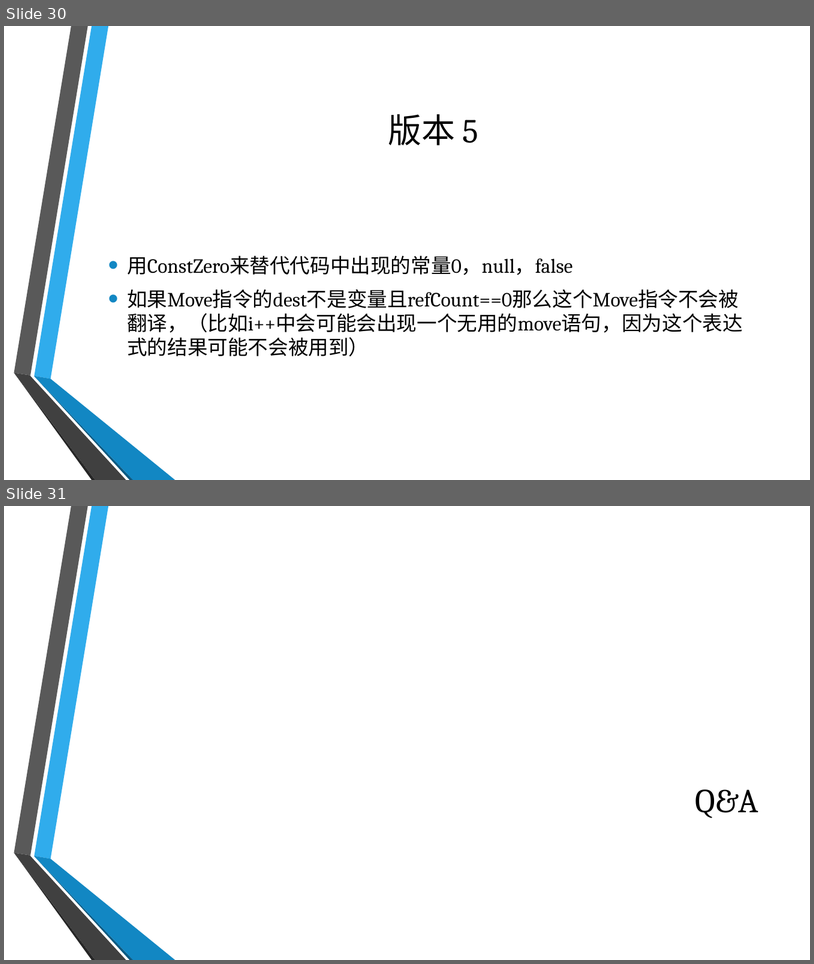
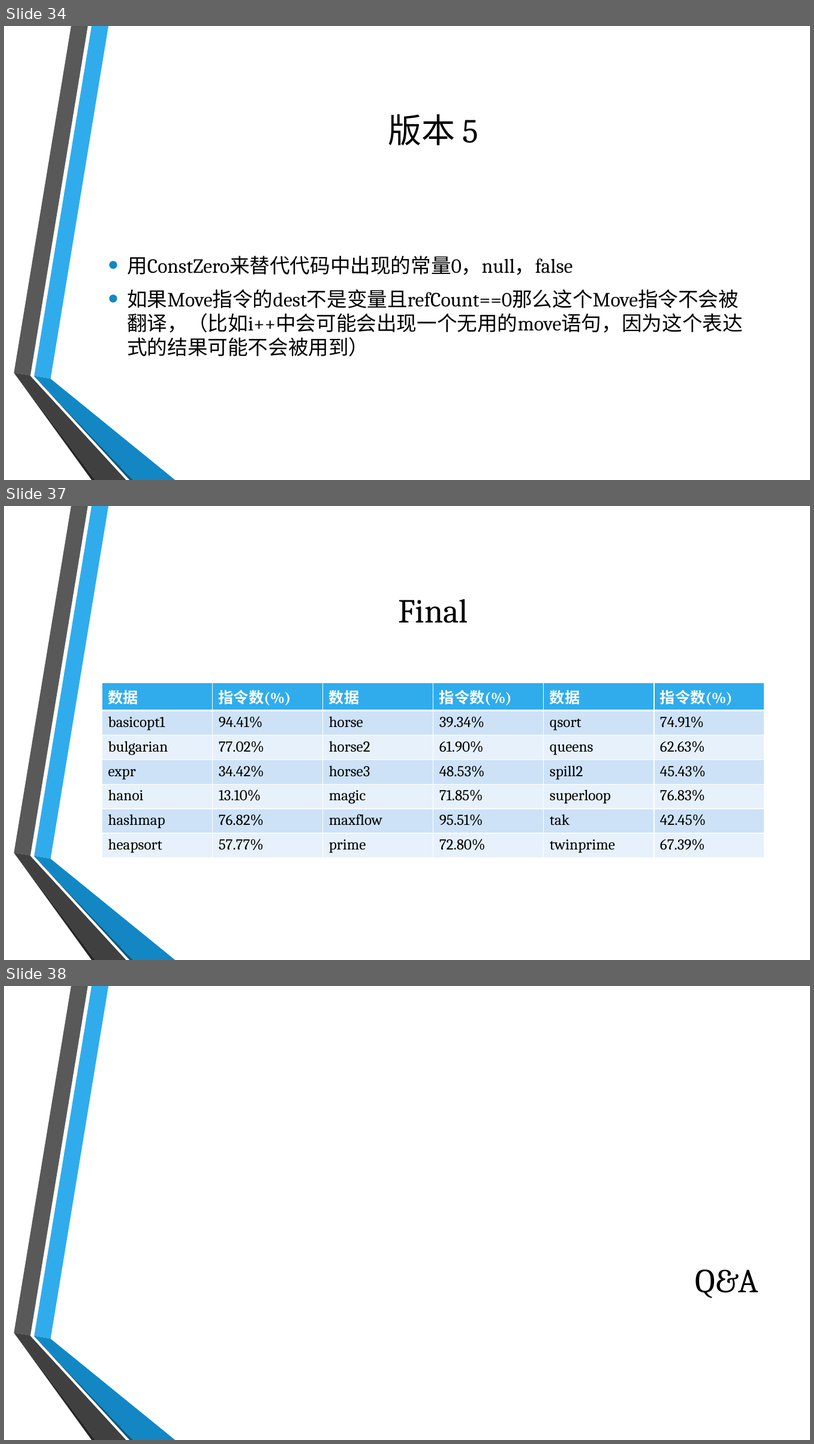
Before and after one commit to BreakVoid/Mental, a slide deck: slide/slide.pptx. Shown one above the other, each under a label of ours: slides 30 and 31 before the commit, slides 34, 37 and 38 after it; the slides between them are not shown. The pictures are 814x964 and 814x1444 pixels, drawn with LibreOffice and Linux fonts; fonts in the diff are those of the drawing; background and template pictures are left out. Boxes give left, top, right and bottom in pixels: in the first picture for what was removed or moved away, otherwise in the second. Text is boxed around its words. In the diff, an @@ line names an element or a change of style, - is before the commit and + after.

```diff
--- a/slide/slide.pptx
+++ b/slide/slide.pptx
@@ slide 37 added at (4, 506, 810, 960), background picture (left out); not listed: 6 template elements that a slide beside it also shows @@
@@ title added at (398, 599, 468, 623), 40 pt, text #000000 @@
+Final
@@ table added at (102, 682, 766, 855), 7 rows, 6 columns @@
+数据 | 指令数(%) | 数据 | 指令数(%) | 数据 | 指令数(%)
+basicopt1 | 94.41% | horse | 39.34% | qsort | 74.91%
+bulgarian | 77.02% | horse2 | 61.90% | queens | 62.63%
+expr | 34.42% | horse3 | 48.53% | spill2 | 45.43%
+hanoi | 13.10% | magic | 71.85% | superloop | 76.83%
+hashmap | 76.82% | maxflow | 95.51% | tak | 42.45%
+heapsort | 57.77% | prime | 72.80% | twinprime | 67.39%
@@ what was slide 30 is now slide 34 @@
@@ what was slide 31 is now slide 38 @@
```
Also in this commit, not shown: 6 other slides added.
